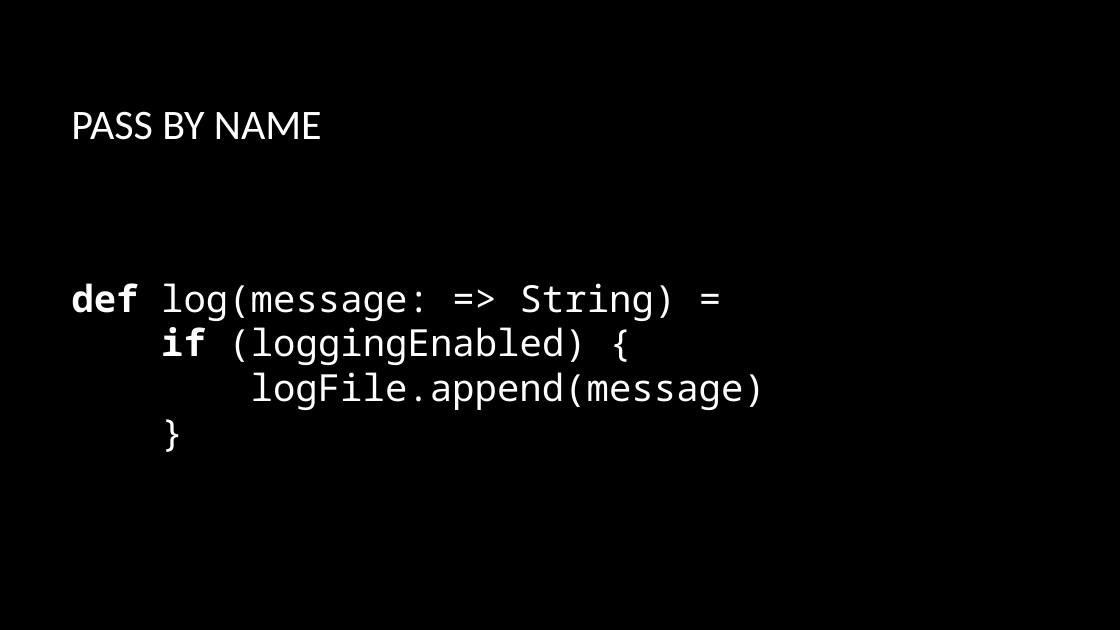
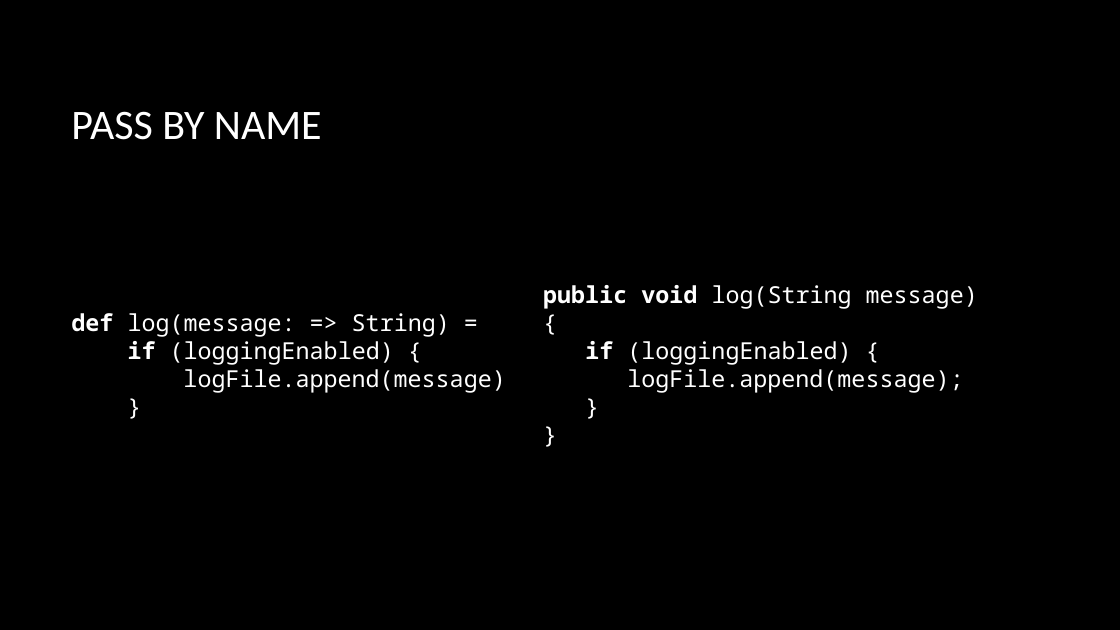
Before and after one commit to briangordon/scala-demo, a slide deck: slide 5 of scala-demo.pptx. Drawn at 1120x630 pixels with LibreOffice and Linux fonts; fonts in the diff are those of the drawing; background and template pictures are left out. Boxes give left, top, right and bottom in pixels: in the first picture for what was removed or moved away, otherwise in the second. Text is boxed around its words. In the diff, an @@ line names an element or a change of style, - is before the commit and + after.

```diff
--- a/scala-demo.pptx
+++ b/scala-demo.pptx
@@ text "def log(message: => String) = ..." at (x1=71, y1=313, x2=505, y2=393): size 32 to 20 pt @@
@@ text added at (x1=543, y1=285, x2=978, y2=393), 20 pt, text #FFFFFF @@
+public void log(String message) {
+if (loggingEnabled) {
+logFile.append(message);
+}
+}
```
Also in this commit, not shown: 5 other slides changed, 15 slides added, 6 other files.
